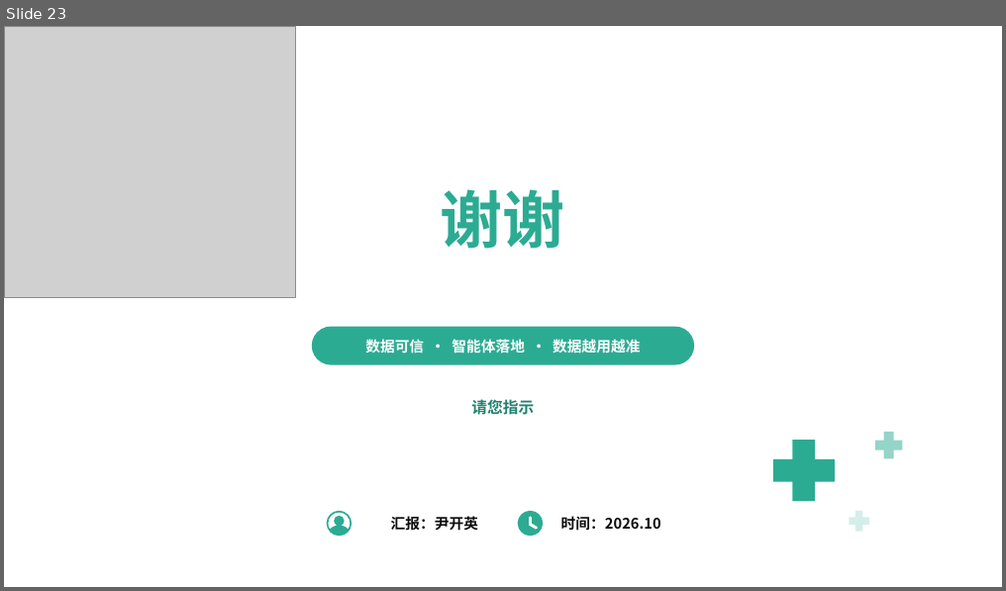
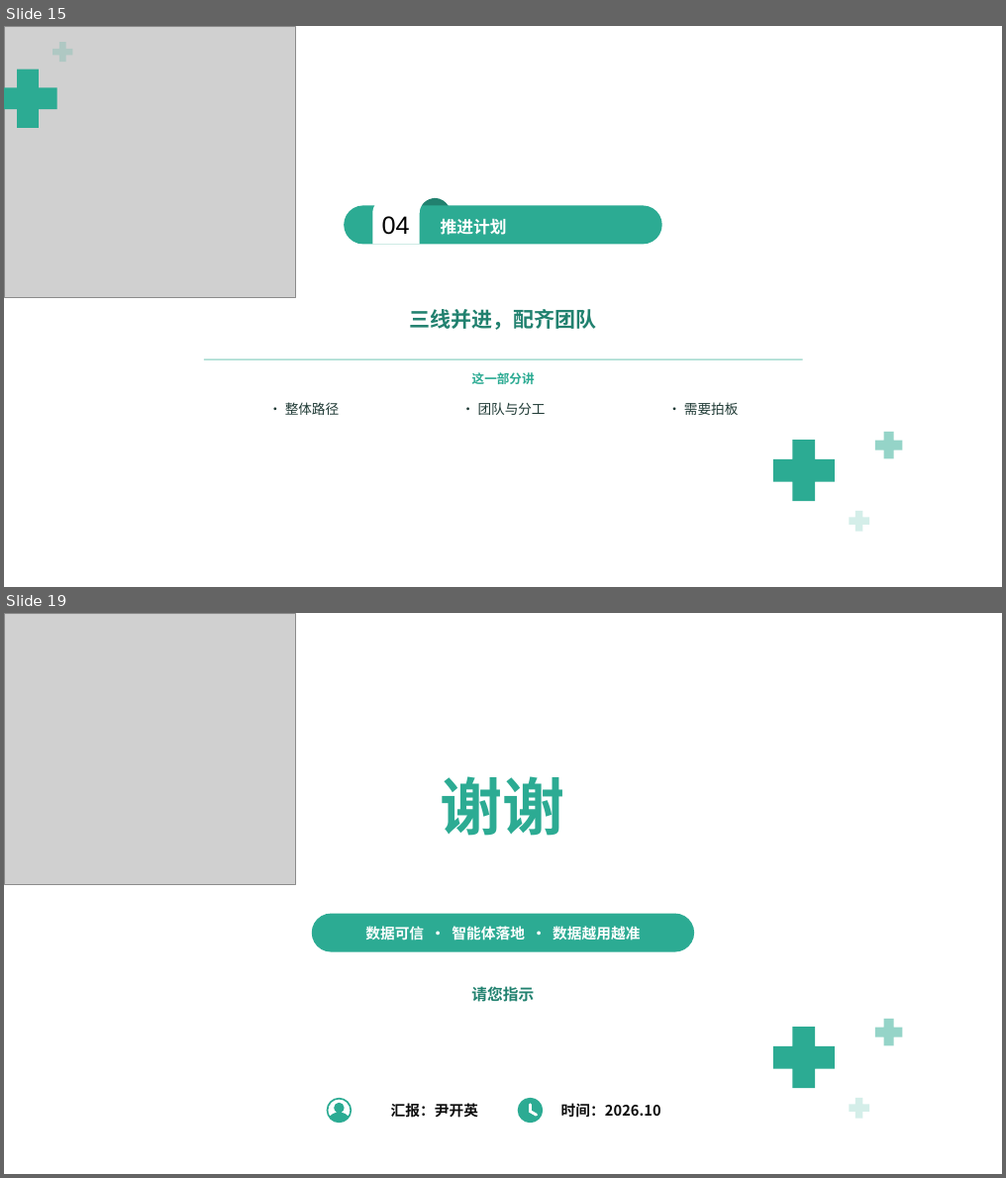
Before and after one commit to keanying/relevance, a slide deck: AI＋数据平台_老板汇报版.pptx. Shown one above the other, each under a label of ours: slide 23 before the commit, slides 15 and 19 after it; the slides between them are not shown. The pictures are 1006x591 and 1006x1178 pixels, drawn with LibreOffice and Linux fonts; fonts in the diff are those of the drawing; grey boxes stand for pictures; background and template pictures are left out. Boxes give left, top, right and bottom in pixels: in the first picture for what was removed or moved away, otherwise in the second. Text is boxed around its words. In the diff, an @@ line names an element or a change of style, - is before the commit and + after.

```diff
--- a/AI＋数据平台_老板汇报版.pptx
+++ b/AI＋数据平台_老板汇报版.pptx
@@ slide 15 added at (4,26,1002,587), background picture (left out) @@
@@ picture added at (4,26,295,297) @@
@@ plus added at (53,42,73,62), fill #2CAB93 at 20% opacity @@
@@ plus added at (4,70,57,129), fill #2CAB93 @@
@@ rounded rectangle added at (82,148,922,472), fill #FFFFFF at 79% opacity @@
@@ group added at (344,198,662,245): 2 texts, 1 ellipse, 1 rounded rectangle, 1 freeform shape @@
+04
+推进计划
@@ text added at (409,309,596,330), 20 pt, text #21816F, bold @@
+三线并进，配齐团队
@@ rounded rectangle added at (204,360,803,361), fill #A9DDD2 @@
@@ text added at (472,372,535,384), 12 pt, text #2CAB93, bold @@
+这一部分讲
@@ text added at (285,402,339,415), 13 pt, text #1F3A35 @@
+· 整体路径
@@ text added at (478,402,546,415), 13 pt, text #1F3A35 @@
+· 团队与分工
@@ text added at (684,402,738,415), 13 pt, text #1F3A35 @@
+· 需要拍板
@@ plus added at (773,440,835,501), fill #2CAB93 @@
@@ plus added at (875,432,902,459), fill #2CAB93 at 50% opacity @@
@@ plus added at (849,511,869,531), fill #2CAB93 at 20% opacity @@
@@ what was slide 23 is now slide 19 @@
```
Also in this commit, not shown: 4 slides changed, 12 other slides added, 17 slides removed.
